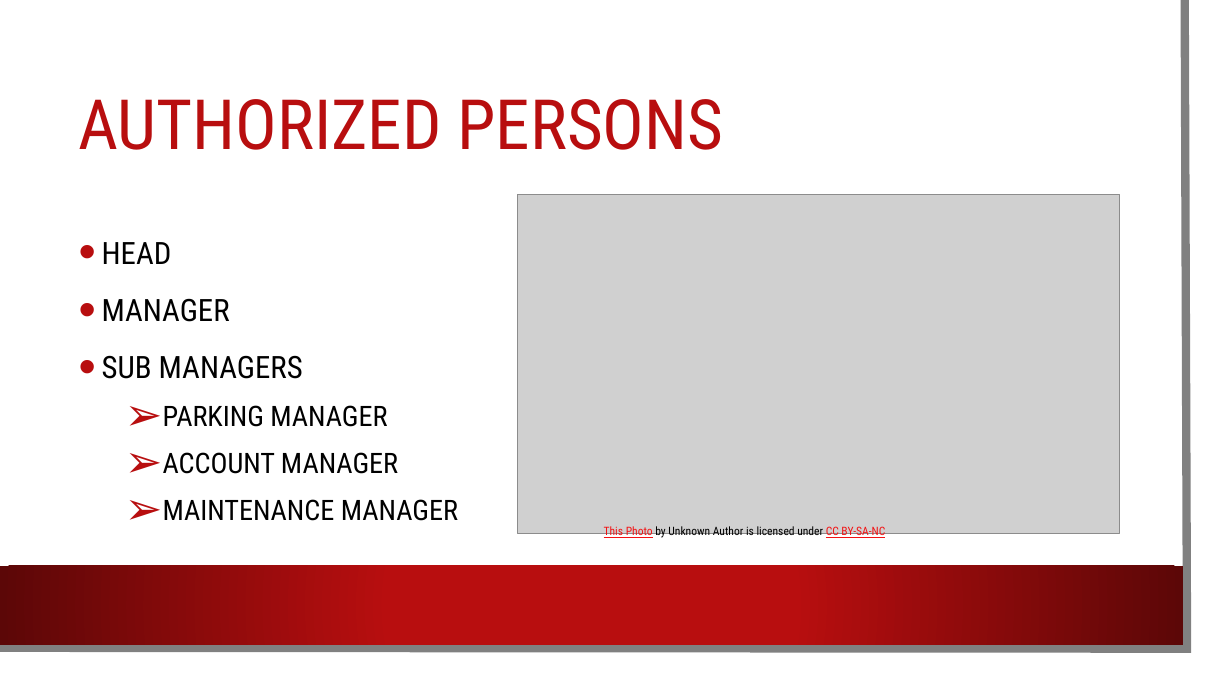
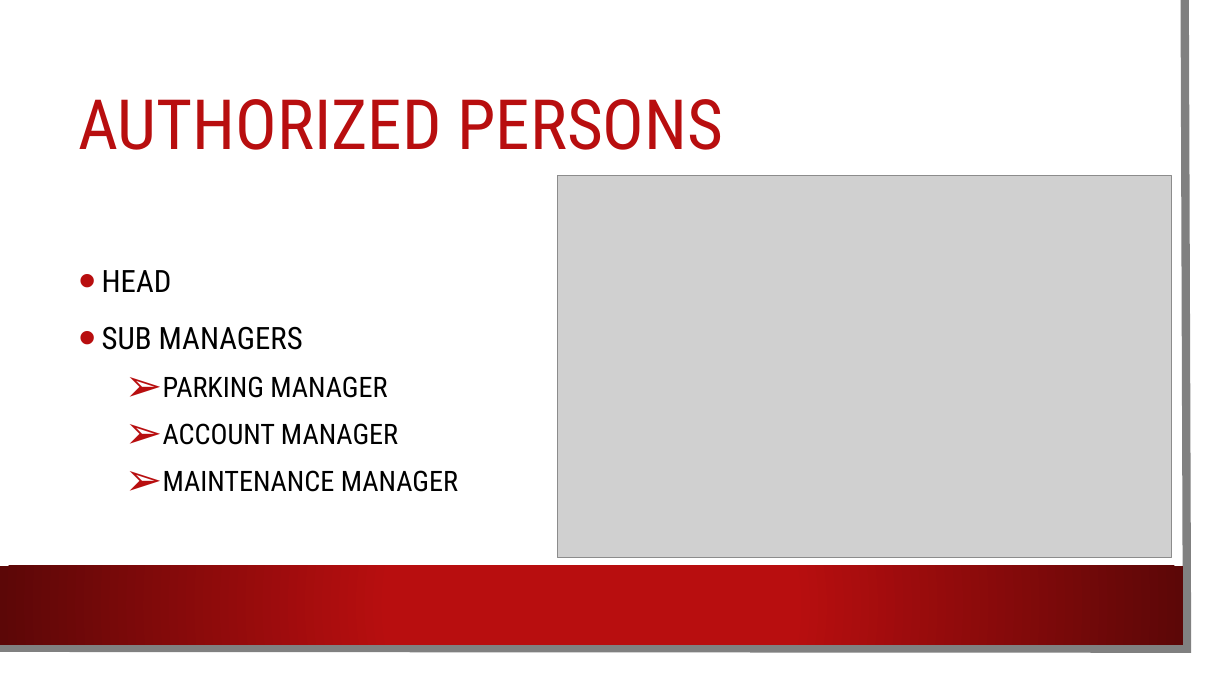
Before and after one commit to SyedKifayat1/OppFinalProject, a slide deck: slide 4 of Opp Project.pptx. Drawn at 1232x693 pixels with LibreOffice and Linux fonts; fonts in the diff are those of the drawing; grey boxes stand for pictures; background and template pictures are left out. Boxes give left, top, right and bottom in pixels: in the first picture for what was removed or moved away, otherwise in the second. Text is boxed around its words. In the diff, an @@ line names an element or a change of style, - is before the commit and + after.

```diff
--- a/Opp Project.pptx
+++ b/Opp Project.pptx
@@ picture: place and size @@
-picture at bbox=[518, 194, 1120, 533]
+picture at bbox=[557, 176, 1172, 557]
@@ text at bbox=[102, 298, 230, 322]: paragraph removed @@
-• MANAGER
@@ text removed at bbox=[604, 526, 885, 539] @@
-This Photo by Unknown Author is licensed under CC BY-SA-NC
```
Also in this commit, not shown: 8 other slides changed, 4 slides added, 5 slides removed, 45 other files.
